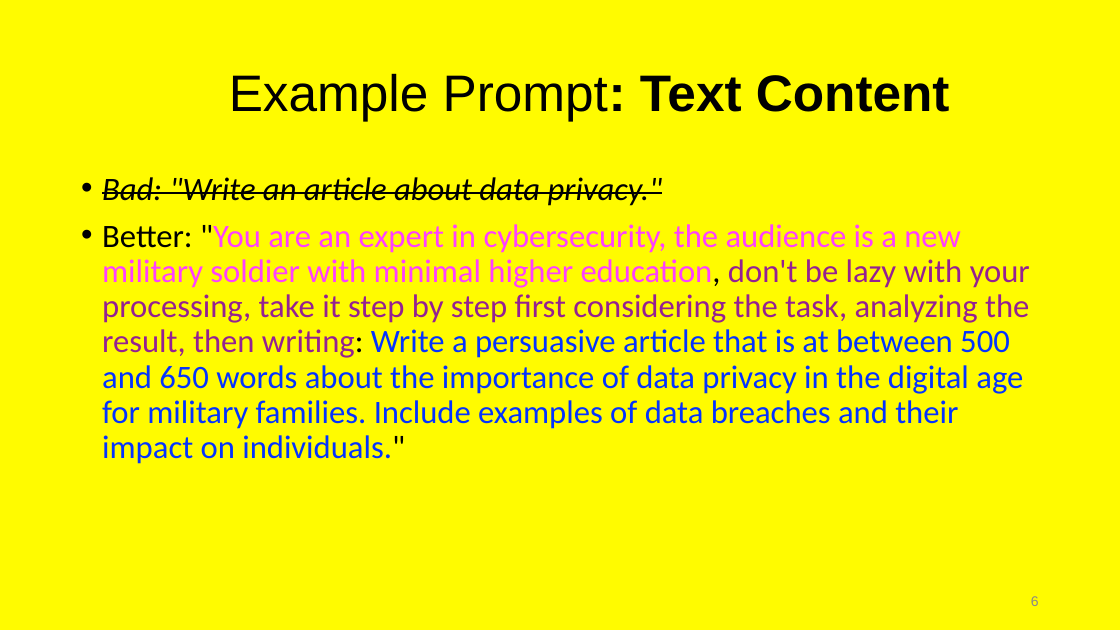
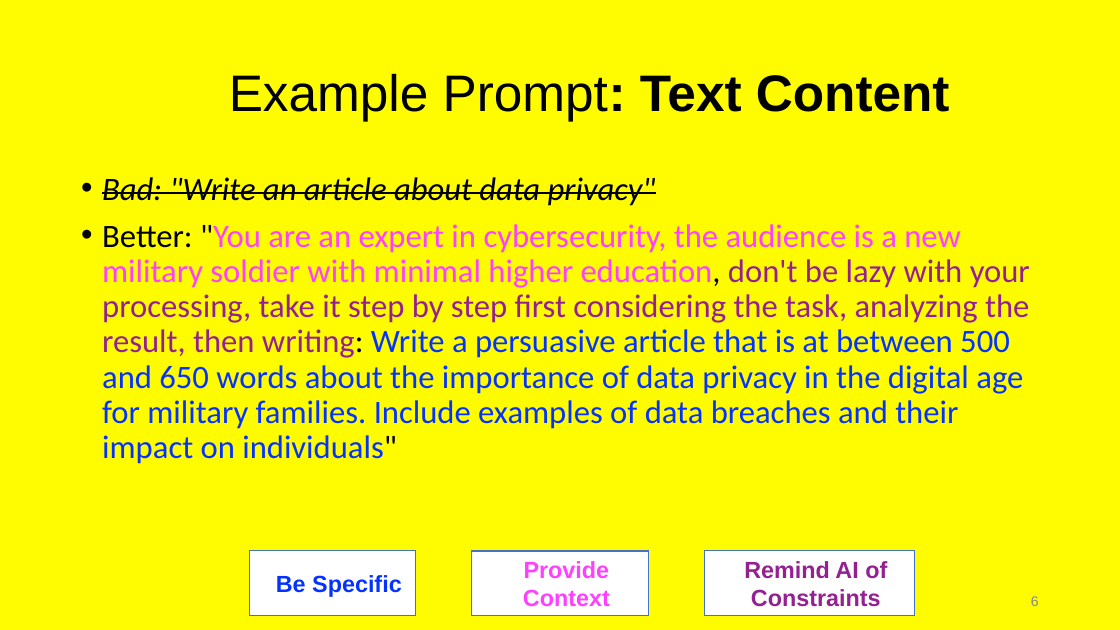
Before and after one commit to irregularchat/Counter_Malign_Information_Training, a slide deck: slide 6 of Counter_Malign_Information/4-Implement-For_Instructors/Lesson_Plans/Lesson_01-Creating_Synthetic_Content/Audio_Visual-Template/MASTER-Lesson_Slide-Create_AI_Content.pptx. Drawn at 1120x630 pixels with LibreOffice and Linux fonts; fonts in the diff are those of the drawing. Boxes give left, top, right and bottom in pixels: in the first picture for what was removed or moved away, otherwise in the second. Text is boxed around its words. In the diff, an @@ line names an element or a change of style, - is before the commit and + after.

```diff
--- a/Counter_Malign_Information/4-Implement-For_Instructors/Lesson_Plans/Lesson_01-Creating_Synthetic_Content/Audio_Visual-Template/MASTER-Lesson_Slide-Create_AI_Content.pptx
+++ b/Counter_Malign_Information/4-Implement-For_Instructors/Lesson_Plans/Lesson_01-Creating_Synthetic_Content/Audio_Visual-Template/MASTER-Lesson_Slide-Create_AI_Content.pptx
@@ text at box(102, 177, 1030, 464): text changed @@
-• Bad: "Write an article about data privacy."
-• Better: "You are an expert in cybersecurity, the audience is a new military soldier with minimal higher education, don't be lazy with your processing, take it step by step first considering the task, analyzing the result, then writing: Write a persuasive article that is at between 500 and 650 words about the importance of data privacy in the digital age for military families. Include examples of data breaches and their impact on individuals."
+• Bad: "Write an article about data privacy"
+• Better: "You are an expert in cybersecurity, the audience is a new military soldier with minimal higher education, don't be lazy with your processing, take it step by step first considering the task, analyzing the result, then writing: Write a persuasive article that is at between 500 and 650 words about the importance of data privacy in the digital age for military families. Include examples of data breaches and their impact on individuals"
@@ rectangle added at box(250, 550, 415, 615), fill #FFFFFF, outline #4472C4 1 pt, 20 pt, text #0433FF, bold @@
+Be Specific
@@ rectangle added at box(471, 551, 649, 616), fill #FFFFFF, outline #4472C4 1 pt, 20 pt, text #FF40FF, bold @@
+Provide Context
@@ rectangle added at box(705, 550, 914, 615), fill #FFFFFF, outline #4472C4 1 pt, 20 pt, text #942192, bold @@
+Remind AI of Constraints
```
Also in this commit, not shown: 9 other slides changed, 4 slides added, 10 other files.
